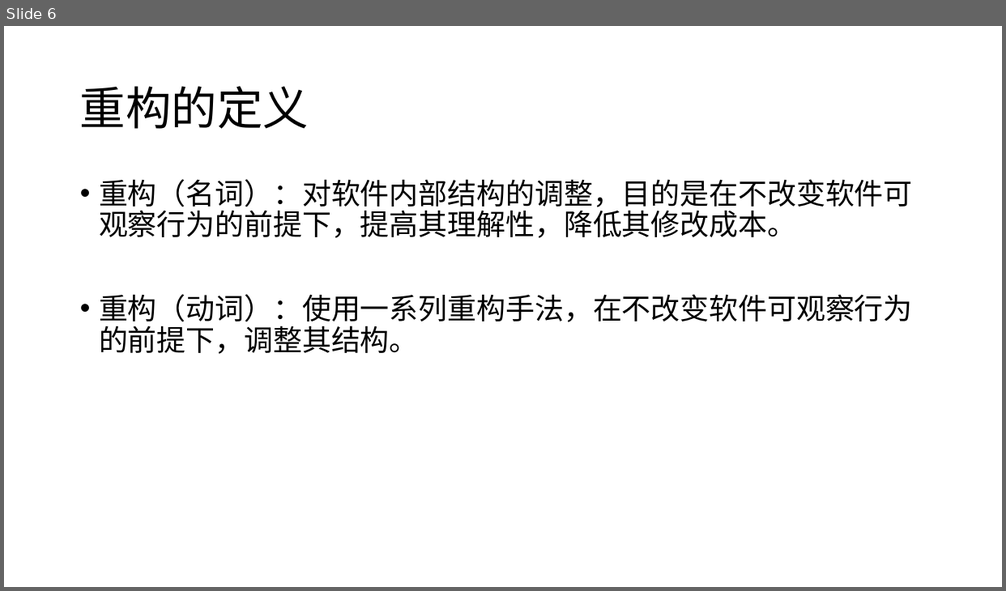
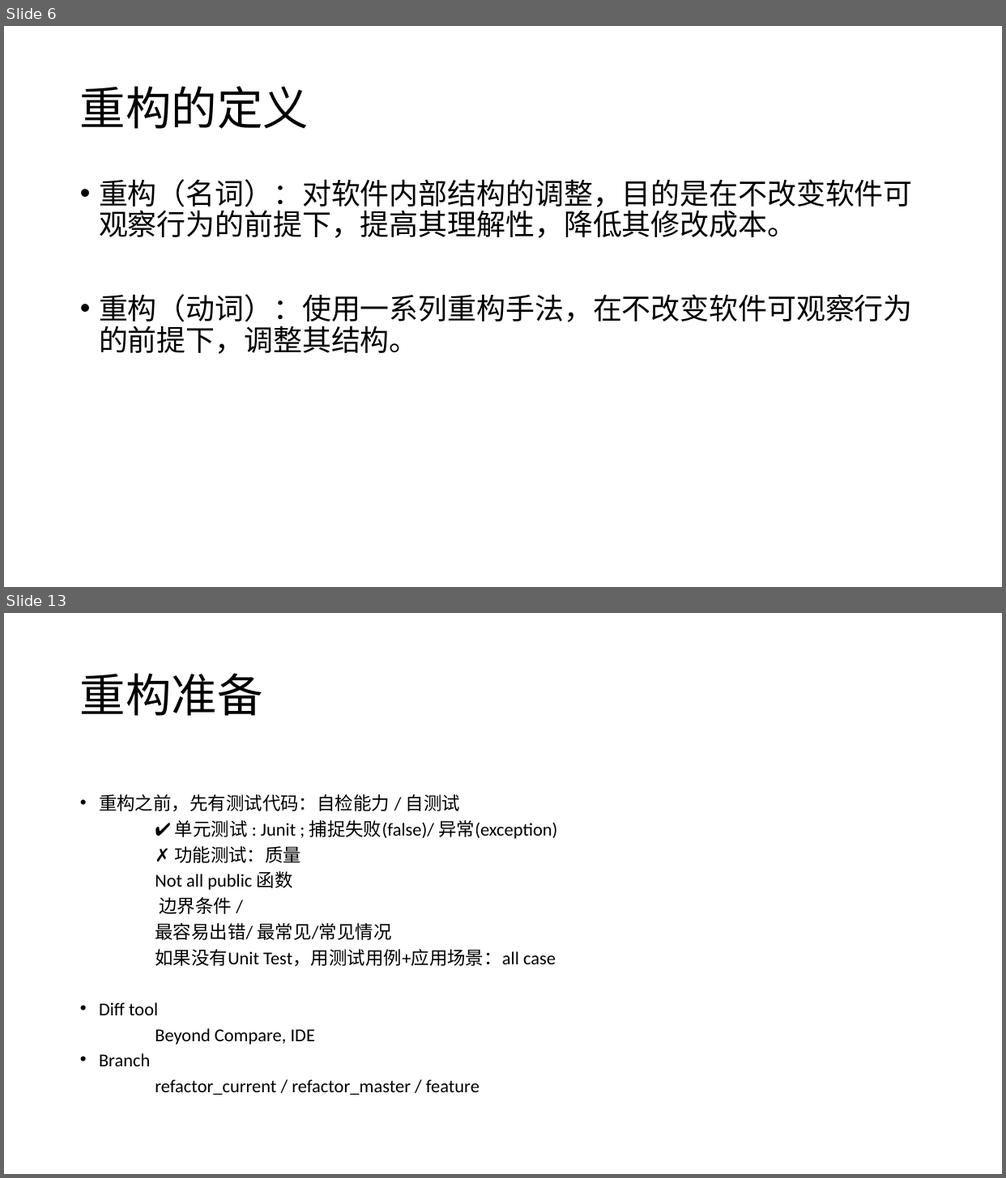
Before and after one commit to YingVickyCao/YingVickyCao.github.io, a slide deck: books/refactoring_improve_the_design_of_existing_code/Refactoring.pptx. Shown one above the other, each under a label of ours: slide 6 before the commit, slides 6 and 13 after it; the slides between them are not shown. The pictures are 1006x591 and 1006x1178 pixels, drawn with LibreOffice and Linux fonts; fonts in the diff are those of the drawing. Boxes give left, top, right and bottom in pixels: in the first picture for what was removed or moved away, otherwise in the second. Text is boxed around its words. In the diff, an @@ line names an element or a change of style, - is before the commit and + after.

```diff
--- a/books/refactoring_improve_the_design_of_existing_code/Refactoring.pptx
+++ b/books/refactoring_improve_the_design_of_existing_code/Refactoring.pptx
@@ slide 13 added at [4,613,1002,1174], background #FFFFFF @@
@@ title added at [80,673,263,716], 44 pt, text #000000 @@
+重构准备
@@ text added at [99,794,557,1095], 17.5 pt, text #000000 @@
+• 重构之前，先有测试代码：自检能力 / 自测试
+✔ 单元测试 : Junit ; 捕捉失败(false)/ 异常(exception)
+✗ 功能测试：质量
+Not all public 函数
+边界条件 /
+最容易出错/ 最常见/常见情况
+如果没有Unit Test，用测试用例+应用场景：all case
+• Diff tool
+Beyond Compare, IDE
+• Branch
+refactor_current / refactor_master / feature
```
Also in this commit, not shown: 7 slides changed, 7 other slides added, 1 slide removed, 1 other file.
